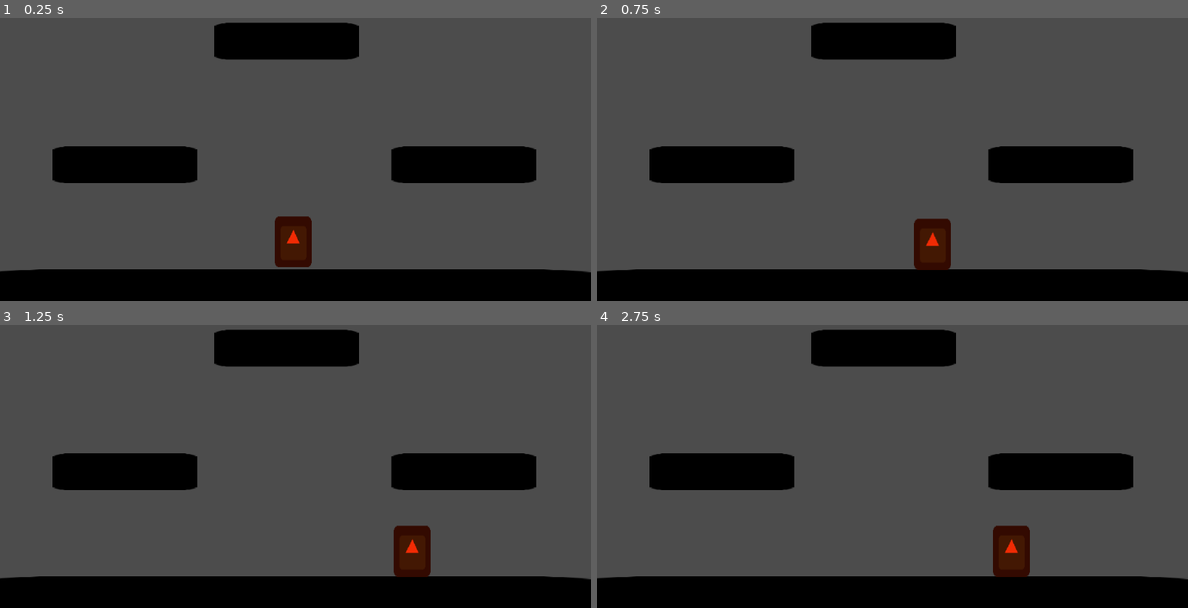
Above: before the commit, frames 1-4 (two rows, left to right).
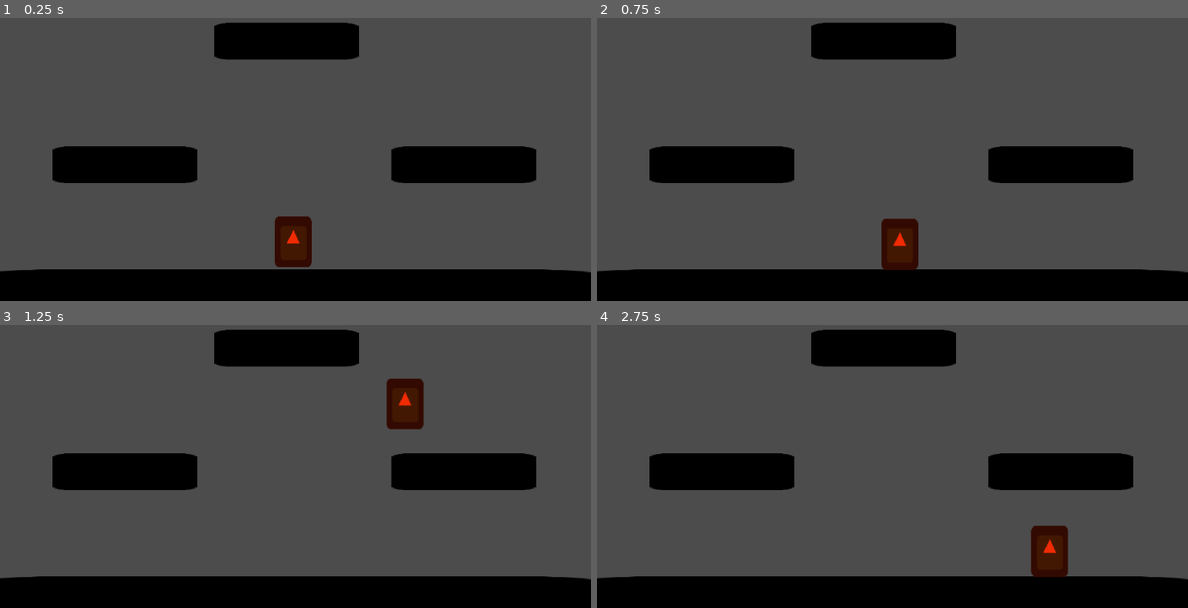
Above: after the commit, the same moments.

Repository: btzr-io/gwj-25
Game: Godot game, scene res://scenes/test_make.tscn
The game is run twice, just before and just after one commit, with the same random seed, the same clock (stepped at 60 frames per second) and the same inputs. The engine's default icon, where the game draws it, is replaced by a stand-in: a white triangle on a blue panel in a dark square.
Inputs:
- Up to frame 1 (0.25 s): no input
- Up to frame 2 (0.75 s): hold Right (ui_right) from 0.53 s (still down)
- Up to frame 3 (1.25 s): keep holding Right (ui_right); tap Up (ui_up) at 0.77 s
- Up to frame 4 (2.75 s): tap Up (ui_up) at 1.52 s; release Right (ui_right) at 2.03 s; hold Left (ui_left) from 2.03 s (still down)

Frame 1 is identical in both runs. In frame 2, 2.0% of the frame differs, in the area x 48-60%, y 70-90%; in frame 3, 2.3%; in frame 4, 2.3%, in the area x 67-80%, y 70-90%.

Commit message:
s

Diff:
--- a/godot_wild_jam_game/scenes/test_make.tscn
+++ b/godot_wild_jam_game/scenes/test_make.tscn
@@ -114,6 +114,7 @@
 __meta__ = {
 "_edit_group_": true
 }
+with_acc = true
 
 [node name="CollisionShape2D" type="CollisionShape2D" parent="alive_stuff/player"]
 position = Vector2( 0, -0.59956 )
